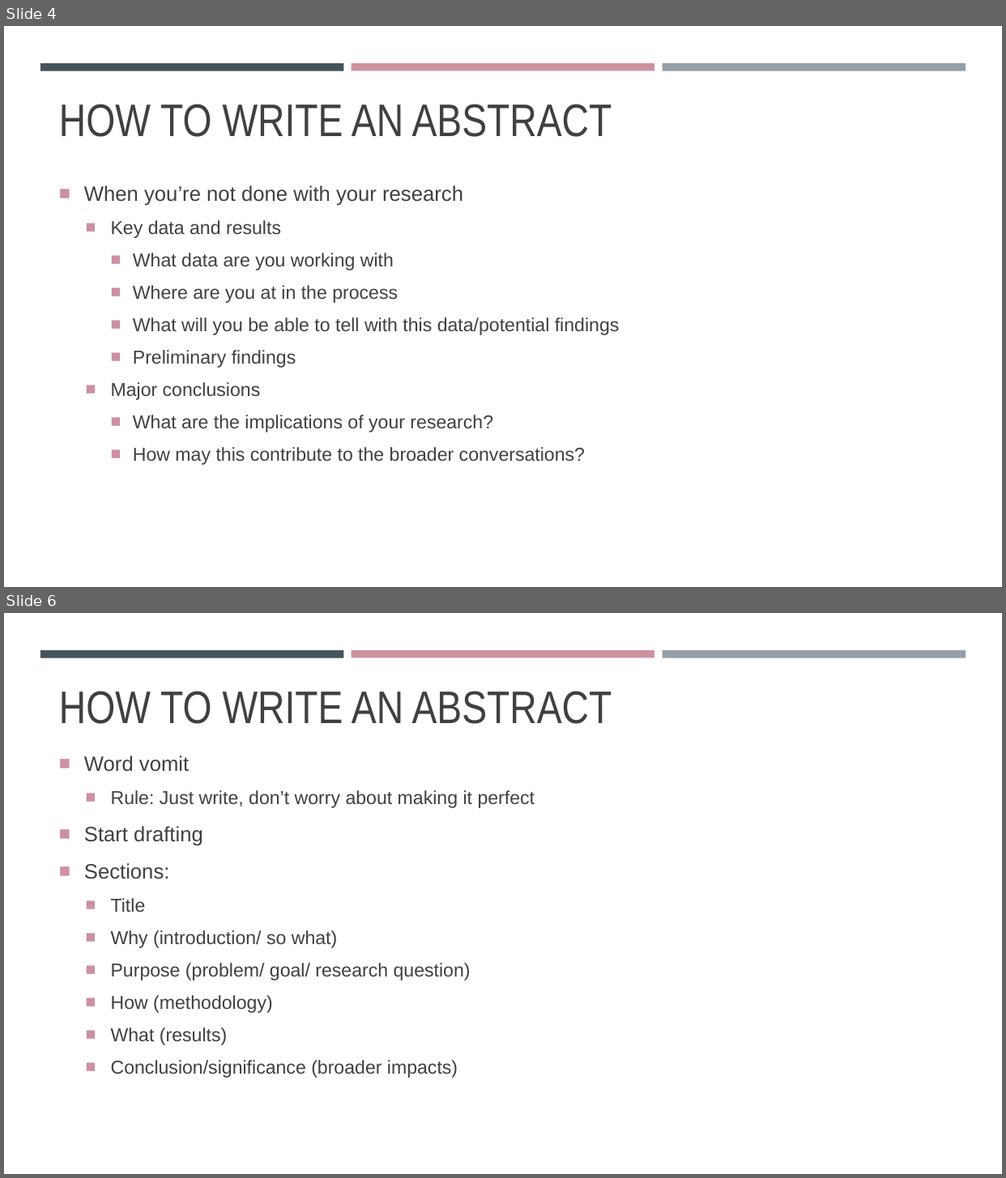
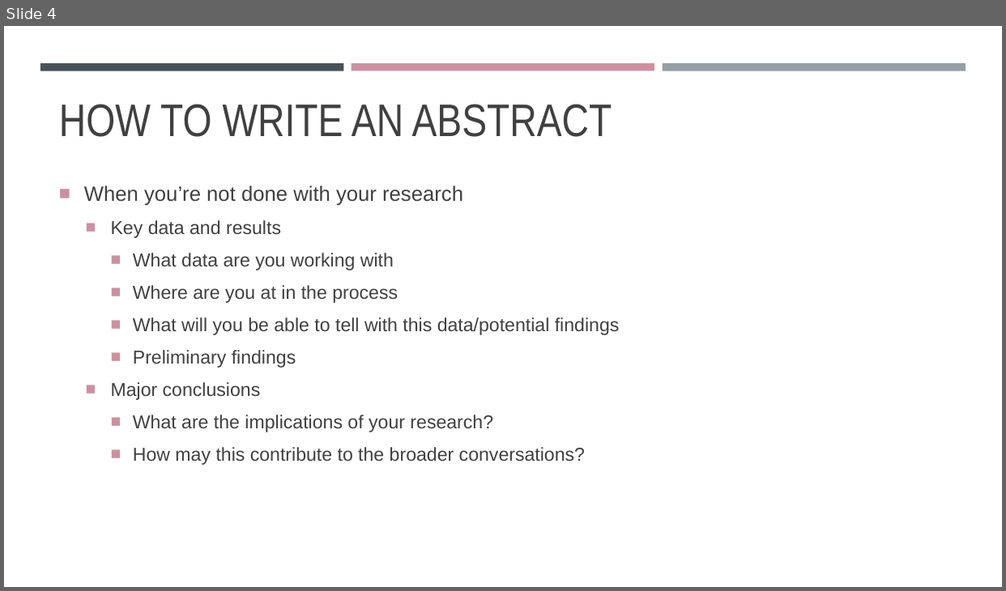
Before and after one commit to madmolecularman/MARC-Summer-2020, a slide deck: resources/abstracts/how_to_write_an_abstract.pptx. Shown one above the other, each under a label of ours: slides 4 and 6 before the commit, slide 4 after it; the slides between them are not shown. The pictures are 1006x1178 and 1006x591 pixels, drawn with LibreOffice and Linux fonts; fonts in the diff are those of the drawing. Boxes give left, top, right and bottom in pixels: in the first picture for what was removed or moved away, otherwise in the second. Text is boxed around its words. In the diff, an @@ line names an element or a change of style, - is before the commit and + after.

Commit message:
adding abstract resources and editing meeting plan

```diff
--- a/resources/abstracts/how_to_write_an_abstract.pptx
+++ b/resources/abstracts/how_to_write_an_abstract.pptx
@@ slide 6 removed at (4, 613, 1002, 1174), background #FFFFFF; not listed: 3 template elements that a slide beside it also shows @@
@@ title removed at (59, 691, 612, 724) @@
-HOW TO WRITE AN ABSTRACT
@@ text removed at (84, 756, 535, 1078) @@
-■ Word vomit
-  ■ Rule: Just write, don’t worry about making it perfect
-■ Start drafting
-■ Sections:
-  ■ Title
-  ■ Why (introduction/ so what)
-  ■ Purpose (problem/ goal/ research question)
-  ■ How (methodology)
-  ■ What (results)
-  ■ Conclusion/significance (broader impacts)
```
Also in this commit, not shown: 2 slides changed, 3 slides added, 8 other files.
